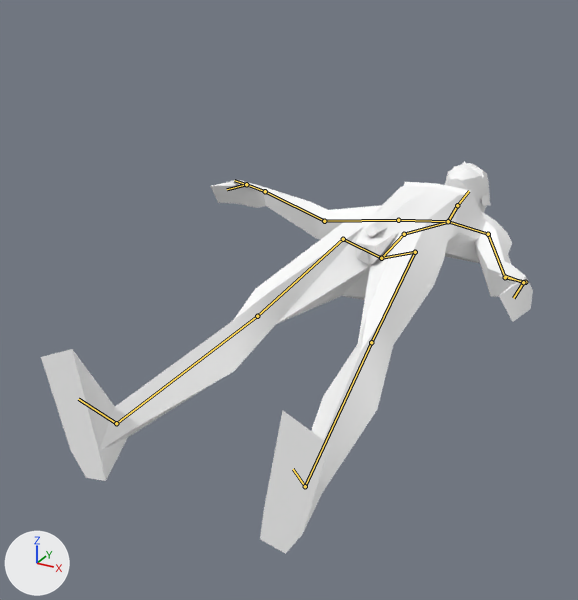
Two versions of the Blender file Art/newCharacters/maleAdjustedAnimated.blend, one commit apart.
Rendered twice from a camera (50 mm lens) standing at (2.91, -3.66, 2.93) and looking at (-0.88, 3.22, -0.51). The axes (+X, +Y, +Z) are drawn at lower left. The lights are the same throughout. Both versions are drawn at the pose saved in each file; the numbers are the values there. The bones that bend it are drawn over the model as lines.

Objects in the first picture: 'Man'.
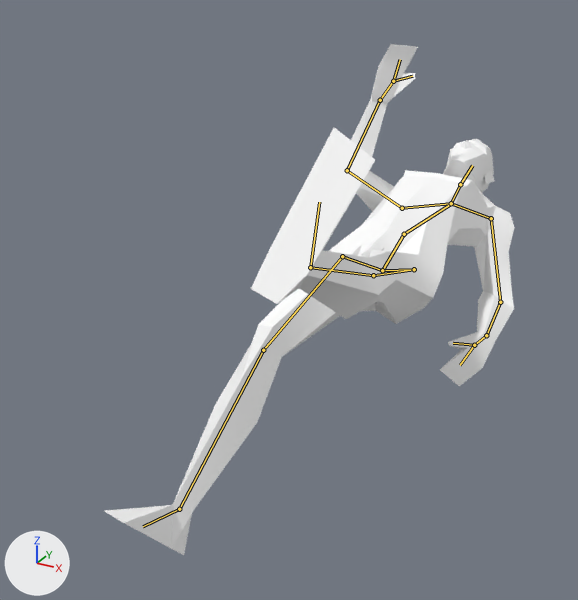
Pixel boxes [x1, y1, x2, y2] of what changed, in the pictures (578 x 600 px):
'Man', posed (17% narrower, 30% taller): before [41, 161, 533, 554]; after [105, 44, 515, 555]
bone 'Pelvis', root to tip: before (404, 234) to (381, 258); after (404, 234) to (382, 270)
bone 'UpperLeg_L', root to tip: before (415, 252) to (371, 342); after (414, 269) to (373, 275)
bone 'LowerLeg_L', root to tip: before (371, 342) to (305, 486); after (373, 275) to (310, 267)
bone 'UpperLeg_R', root to tip: before (343, 239) to (257, 316); after (342, 256) to (263, 350)
bone 'LowerLeg_R', root to tip: before (257, 316) to (116, 423); after (263, 350) to (179, 509)
bone 'Foot_R', root to tip: before (116, 423) to (78, 399); after (179, 509) to (143, 526)
bone 'Back', root to tip: before (404, 234) to (448, 222); after (404, 234) to (451, 204)
bone 'UpperArm_L', root to tip: before (488, 234) to (505, 277); after (491, 218) to (500, 302)
bone 'LowerArm_L', root to tip: before (505, 277) to (525, 282); after (500, 302) to (486, 335)
bone 'Shoulder_R', root to tip: before (448, 221) to (398, 220); after (451, 203) to (402, 208)
bone 'UpperArm_R', root to tip: before (398, 220) to (324, 221); after (402, 208) to (347, 170)
bone 'LowerArm_R', root to tip: before (324, 221) to (265, 191); after (347, 170) to (380, 100)

What the commit changed:
Bone 'Pelvis' (bone_pelvis) turns from (0, 0, 0) to (15, 0, 0) degrees about its own x, y and z.
Bone 'UpperLeg_L' (bone_upperleg_l) turns from (0, 0, 0) to (-24, -9, -37) degrees about its own x, y and z.
Bone 'LowerLeg_L' (bone_lowerleg_l) turns from (0, 0, 0) to (0, -9, -1) degrees about its own x, y and z.
Bone 'UpperLeg_R' (bone_upperleg_r) turns from (0, 0, 0) to (-5, 3, 6) degrees about its own x, y and z.
Bone 'LowerLeg_R' (bone_lowerleg_r) turns from (0, 0, 0) to (16, -6, -45) degrees about its own x, y and z.
Bone 'Foot_R' (bone_foot_r) turns from (0, 0, 0) to (-12, 1, -4) degrees about its own x, y and z.
Bone 'Back' (bone_back) turns from (0, 0, 0) to (8, 1, 0) degrees about its own x, y and z.
Bone 'UpperArm_L' (bone_upperarm_l) turns from (0, 0, 0) to (-38, 38, 2) degrees about its own x, y and z.
Bone 'LowerArm_L' (bone_lowerarm_l) turns from (0, 0, 0) to (-1, -15, 32) degrees about its own x, y and z.
Bone 'Shoulder_R' (bone_shoulder_r) turns from (0, 0, 0) to (0, 0, 12) degrees about its own x, y and z.
Bone 'UpperArm_R' (bone_upperarm_r) turns from (27, 21, -44) to (51, 7, 28) degrees about its own x, y and z.
Bone 'LowerArm_R' (bone_lowerarm_r) turns from (0, 0, 0) to (27, 4, -56) degrees about its own x, y and z.
